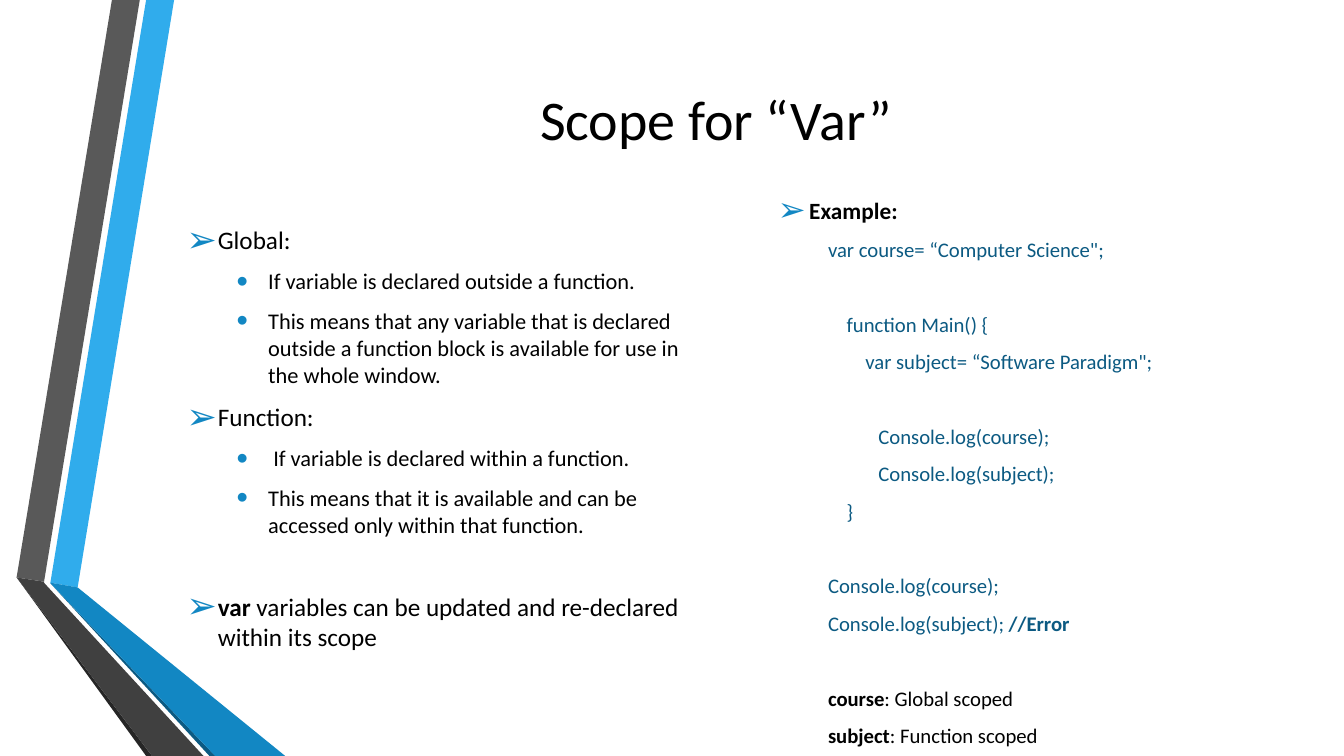
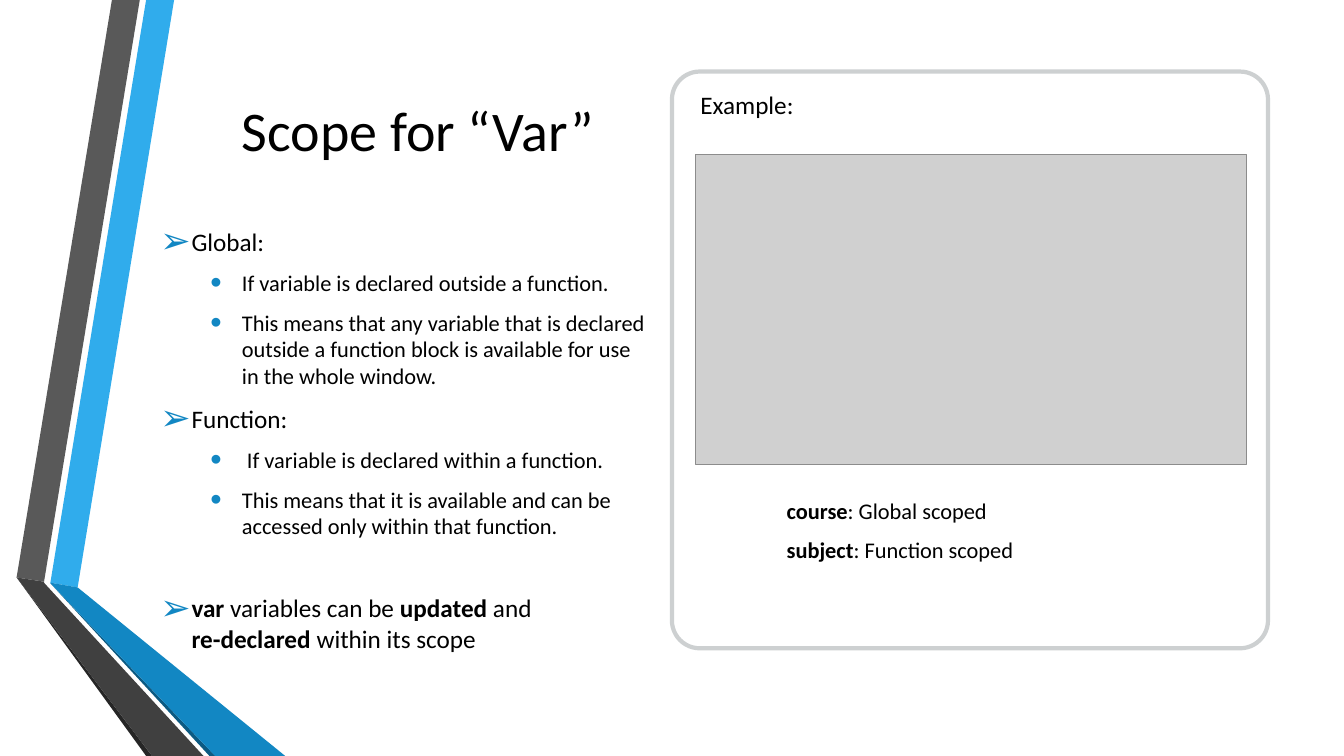
Before and after one commit to kalyank12/SoftwareParadigms, a slide deck: slide 9 of PPT/Group02-Component1.pptx. Drawn at 1344x756 pixels with LibreOffice and Linux fonts; fonts in the diff are those of the drawing; grey boxes stand for pictures; background and template pictures are left out. Boxes give left, top, right and bottom in pixels: in the first picture for what was removed or moved away, otherwise in the second. Text is boxed around its words. In the diff, an @@ line names an element or a change of style, - is before the commit and + after.

Commit message:
Add files via upload
Update with few slides contents and formatting of all slides

```diff
--- a/PPT/Group02-Component1.pptx
+++ b/PPT/Group02-Component1.pptx
@@ title "Scope for “Var”": place and size @@
-title "Scope for “Var”" at bbox=[540, 99, 892, 149]
+title "Scope for “Var”" at bbox=[242, 110, 594, 160]
@@ rounded rectangle added at bbox=[673, 72, 1268, 648], fill #FFFFFF, outline #979D9F 3 pt @@
@@ text added at bbox=[700, 96, 793, 118], 18 pt, text #000000 @@
+Example:
@@ picture added at bbox=[696, 154, 1246, 464] @@
@@ text "Global:": place and size @@
-text "Global:" at bbox=[218, 231, 679, 650]
+text "Global:" at bbox=[192, 233, 644, 652]
@@ text removed at bbox=[809, 202, 1152, 710] @@
-➢ Example:
-  var course= “Computer Science";
-  function Main() {
-  var subject= “Software Paradigm";
-  Console.log(course);
-  Console.log(subject);
-  }
-  Console.log(course);
-  Console.log(subject); //Error
-  course: Global scoped
-  subject: Function scoped
@@ text added at bbox=[787, 503, 1013, 562], 16 pt, text #000000 @@
+  course: Global scoped
+  subject: Function scoped
@@ group removed at bbox=[16, 0, 285, 756]: 4 freeform shapes @@
@@ group added at bbox=[16, 0, 285, 756]: 4 freeform shapes @@
@@ text at bbox=[192, 599, 532, 652]: bold on in "updated re-declared" @@
```
Also in this commit, not shown: 18 other slides changed.
